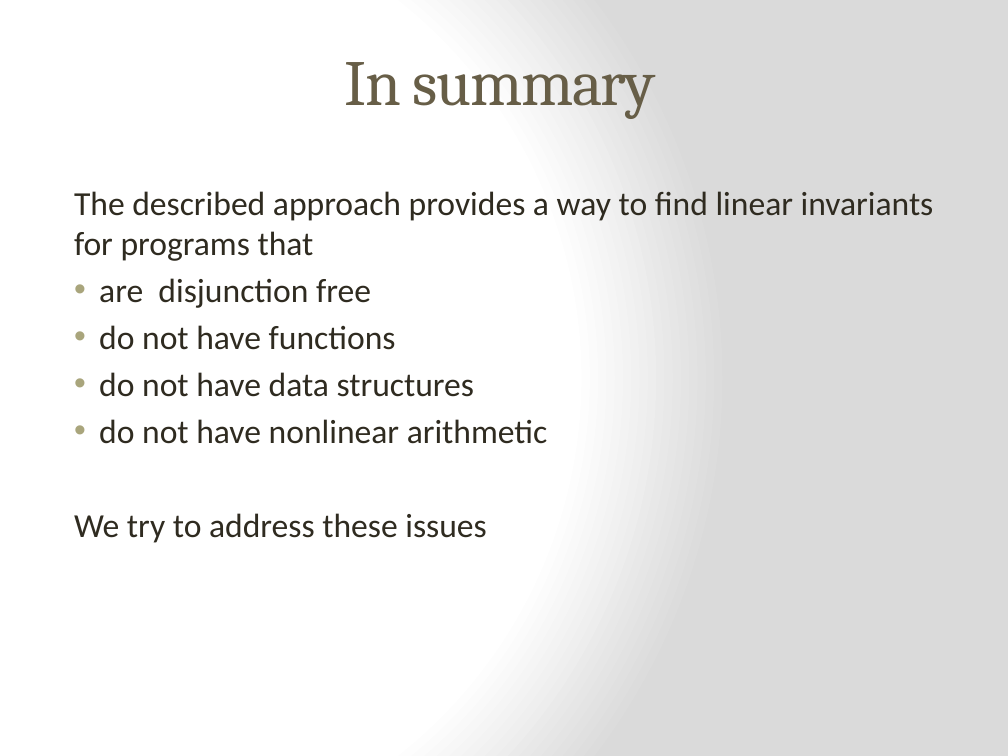
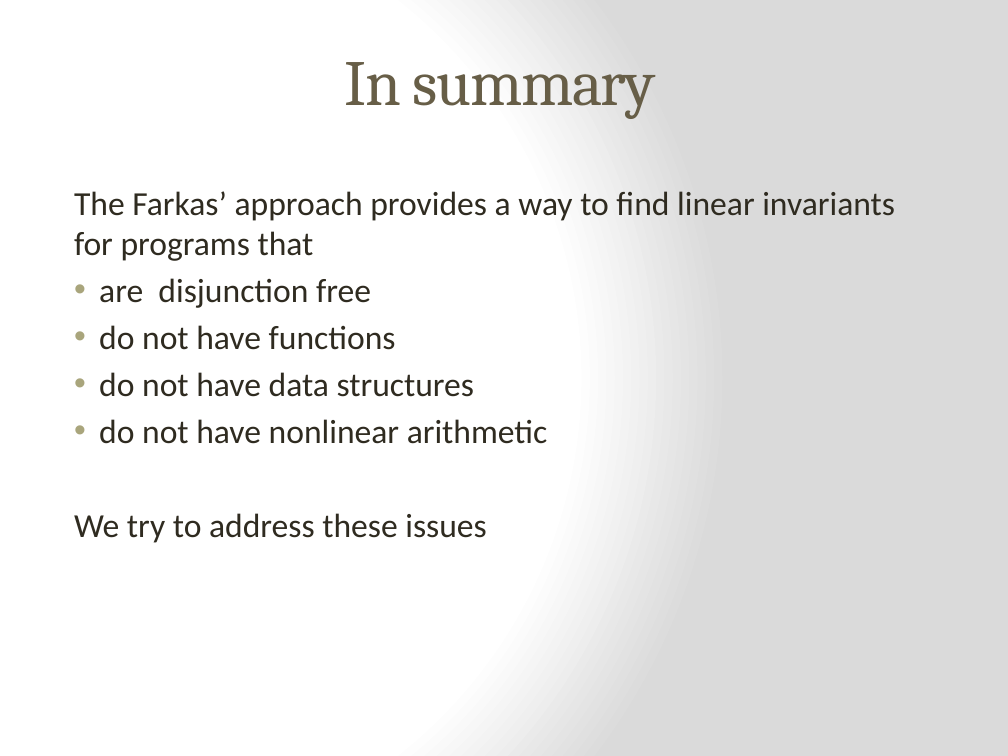
Before and after one commit to epfl-lara/leon, a slide deck: slide 12 of slides/Invariant&BoundInference.pptx. Drawn at 1008x756 pixels with LibreOffice and Linux fonts; fonts in the diff are those of the drawing. Boxes give left, top, right and bottom in pixels: in the first picture for what was removed or moved away, otherwise in the second. Text is boxed around its words. In the diff, an @@ line names an element or a change of style, - is before the commit and + after.

```diff
--- a/slides/Invariant&BoundInference.pptx
+++ b/slides/Invariant&BoundInference.pptx
@@ text at (74,191,895,261): text changed @@
-The described approach provides a way to find linear invariants for programs that
+The Farkas’ approach provides a way to find linear invariants for programs that
```
Also in this commit, not shown: 8 other slides changed, 7 slides added, 11 slides removed.
